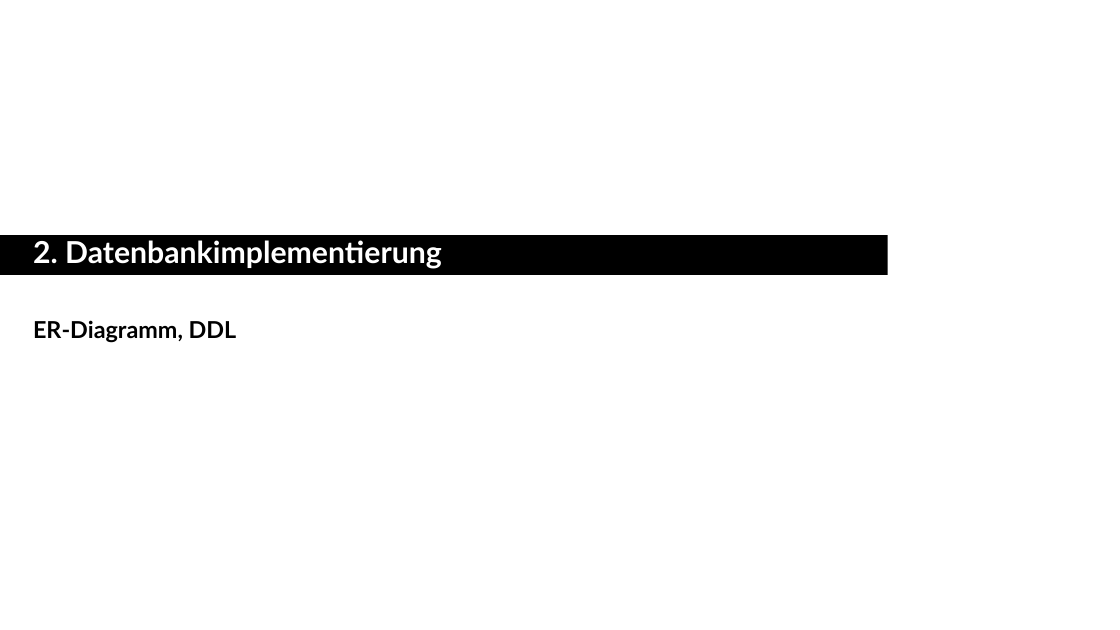
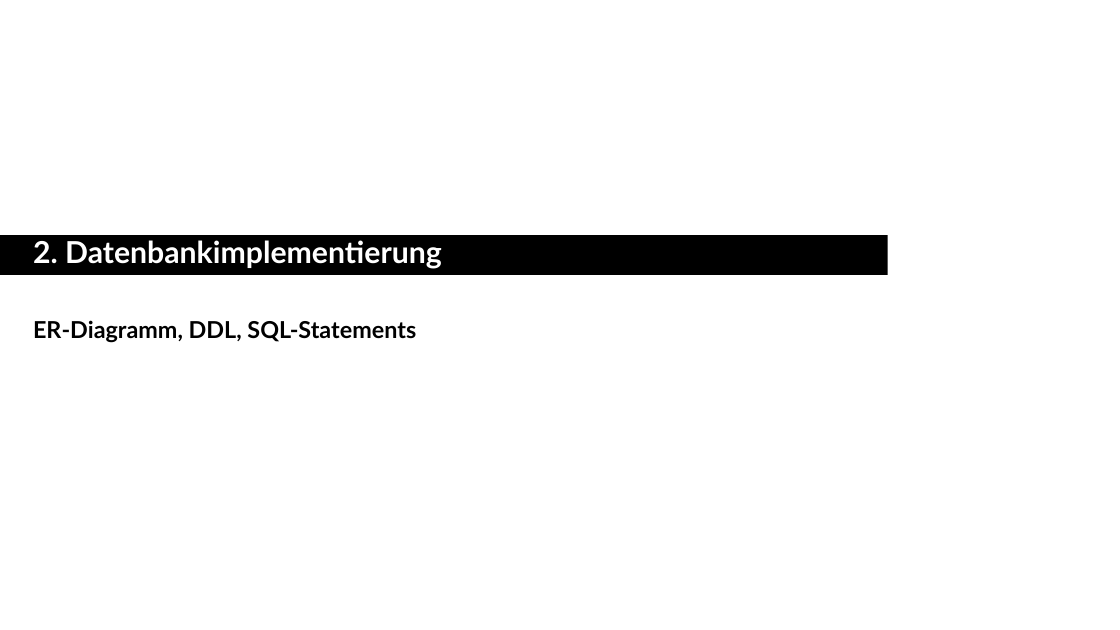
Before and after one commit to superdent/iu_datamart, a slide deck: slide 6 of dokumentation/phase2.pptx. Drawn at 1120x630 pixels with LibreOffice and Linux fonts; fonts in the diff are those of the drawing. Boxes give left, top, right and bottom in pixels: in the first picture for what was removed or moved away, otherwise in the second. Text is boxed around its words. In the diff, an @@ line names an element or a change of style, - is before the commit and + after.

```diff
--- a/dokumentation/phase2.pptx
+++ b/dokumentation/phase2.pptx
@@ text at (33, 320, 416, 343): text changed @@
-ER-Diagramm, DDL
+ER-Diagramm, DDL, SQL-Statements
```
Also in this commit, not shown: 16 other slides changed, 3 slides added, 1 slide removed, 6 other files.
